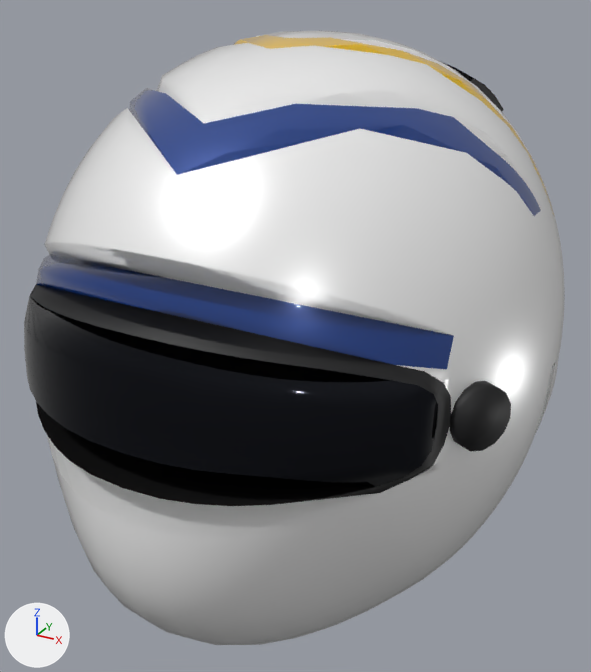
A saved change to the glTF model src/ArcBox.Host/games/redline/models/helmets/LIN.glb.
Before and after are seen from a camera (50 mm lens) standing at (0.19, -0.363, 0.168) and looking at (-0.002, -0.013, -0.006). The lights are fixed; the arrows at lower left show +X, +Y and +Z. The picture after the commit comes second. Vertices at exactly the same position are counted once.

The first picture shows 'helmet'.
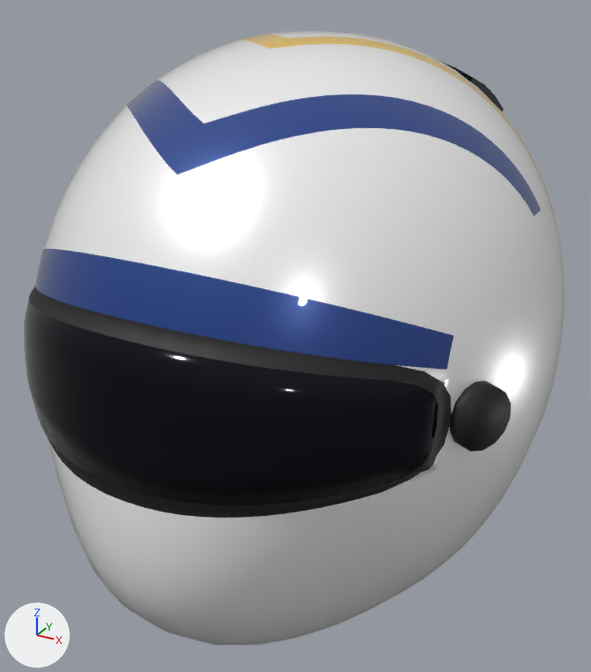
Changed parts and their boxes [x1, y1, x2, y2] in the pictures (591 x 672 px):
part 1 of me_helmet, built on
    after: [111, 31, 557, 230]
part 2 of me_helmet, added
    after: [24, 242, 458, 536]

The edits, one by one:
me_helmet is used by ob_helmet; location (0.0, 0.0, 0.0).
me_helmet had 4544 vertices, 8920 faces and spanned x -0.128..0.128, y -0.161..0.15, z -0.132..0.145.
me_helmet now has 5441 vertices, 10470 faces and spans x -0.128..0.128, y -0.161..0.15, z -0.132..0.145.
me_helmet part 1: 6 vertices moved within x -0.008..0.008, y 0.103..0.108, z 0.101..0.105; 412 vertices added at x -0.113..0.113, y -0.108..0.114, z 0.03..0.144.
me_helmet part 2: 201 vertices added at x -0.107..0.107, y -0.159..-0.083, z -0.022..0.069.
Other edits to the shape of me_helmet do not show in these pictures.
